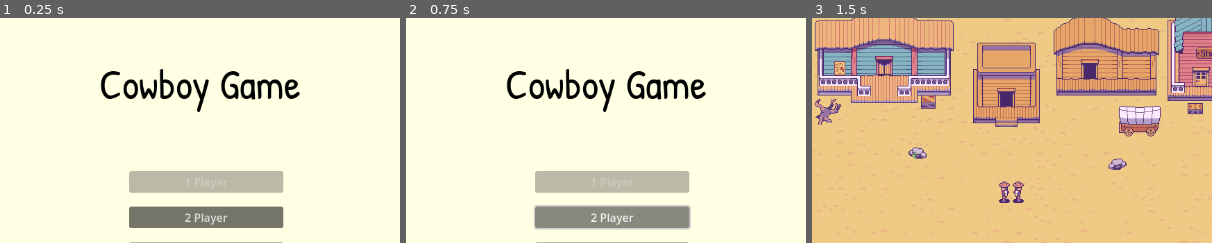
Above: before the commit, frames 1-3 (left to right).
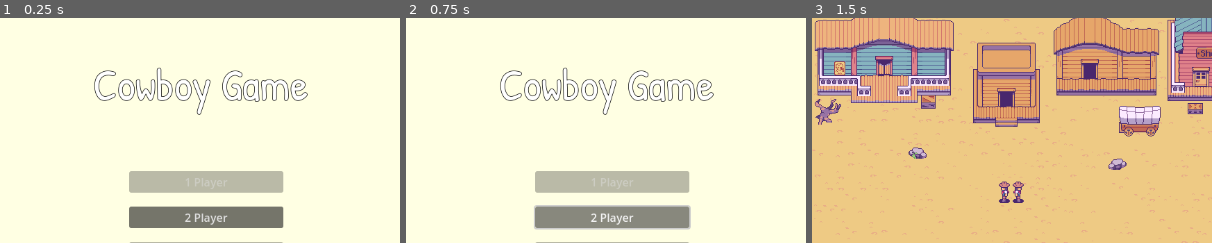
Above: after the commit, the same moments.

Repository: kensanangelo/project-high-noon
Game: Godot game, scene res://scenes/main_menu.tscn
The game is run twice, just before and just after one commit, with the same random seed, the same clock (stepped at 60 frames per second) and the same inputs. The project has no main scene, so this scene is started directly. Sound files missing from this copy of the repository are replaced by a short silence.
Inputs:
- Up to frame 1 (0.25 s): no input
- Up to frame 2 (0.75 s): click "2 Player" at 0.5 s
- Up to frame 3 (1.5 s): click "2 Player" at 1.25 s
The pictures show only the part of the screen within x 25-75%, y 11-61%; the shares and areas given below are measured in that part.

The runs differ from the first frame. In frame 1, 3.9% of the frame differs, in the area x 23-77%, y 21-44%; in frame 2, 3.9%; in frame 3, nothing differs.

Commit message:
Adds back to menu button to game over screen and adds explanation text to game over screen

Diff:
--- a/scenes/battle_controller.gd
+++ b/scenes/battle_controller.gd
@@ -63,7 +63,7 @@
 func handle_player_died(player: Enums.Players) -> void:
 	var winner := get_opposite_player(player)
 	var result := generate_result_from_winner(winner)
-	end_game(result)
+	end_game(result, str("Player ", player, " was killed"))
 
 func handle_bullet_fired(pos: Vector2, angle: float, from: Enums.Players) -> void:
 	var bullet: Bullet = bullet_class.instantiate()
@@ -101,7 +101,7 @@
 	if(!player_1.hit_max_steps || !player_2.hit_max_steps):
 		var winner := get_opposite_player(shooter)
 		var result := generate_result_from_winner(winner)
-		end_game(result)
+		end_game(result, str("Player ", shooter, " shot before both players were ready"))
 		return
 
 func check_out_of_bullets(player: Enums.Players, count: int) -> void:
@@ -113,7 +113,7 @@
 
 func check_tie() -> void:
 	if player_1.out_of_bullets and player_2.out_of_bullets:
-		end_game(Enums.BattleResults.TIE)
+		end_game(Enums.BattleResults.TIE, "Both players ran out of bullets")
 
 func get_opposite_player(player: Enums.Players) -> Enums.Players:
 	if player == Enums.Players.PLAYER_1:
@@ -127,7 +127,7 @@
 	else:
 		return Enums.BattleResults.PLAYER_1_WINS
 
-func end_game(results: Enums.BattleResults) -> void:
+func end_game(results: Enums.BattleResults, reason: String) -> void:
 	SignalBus.players_disabled.emit()
 
 	if environmental_audio_player:
@@ -142,4 +142,4 @@
 	await timer.timeout
 
 	print('change scene')
-	SceneManager.end_battle(results)
+	SceneManager.end_battle(results, reason)
--- a/scenes/battle_scene.tscn
+++ b/scenes/battle_scene.tscn
@@ -51,10 +51,10 @@
 
 [node name="Player1" parent="Players" instance=ExtResource("2_amspw")]
 position = Vector2(-10, -3)
-player = 0
 
 [node name="Player2" parent="Players" instance=ExtResource("2_amspw")]
 position = Vector2(10, -3)
+player = 2
 
 [node name="Camera2D" type="Camera2D" parent="."]
 metadata/_edit_lock_ = true
--- a/scenes/game_over_scene.gd
+++ b/scenes/game_over_scene.gd
@@ -1,11 +1,16 @@
 extends Control
 
-@export var label: Label
+@export var result_label: Label
+@export var explanation_label: Label
+@export var menu_button: Button
+
 var state: Enums.BattleResults = Enums.BattleResults.TIE
+var explanation: String = ""
 
 
 func _ready() -> void:
-	assert(label != null, "Game Over Label is null")
+	assert(result_label != null, "Game Over Label is null")
+	assert(explanation_label != null, "Explanation Label is null")
 
 	var text := ""
 
@@ -17,4 +22,11 @@
 		Enums.BattleResults.TIE:
 			text = "You tied!"
 
-	label.text = text
+	result_label.text = text
+	explanation_label.text = explanation
+
+	menu_button.button_up.connect(on_menu_button_pressed)
+
+
+func on_menu_button_pressed() -> void:
+	SceneManager.go_to_menu()
--- a/scenes/game_over_scene.tscn
+++ b/scenes/game_over_scene.tscn
@@ -1,8 +1,11 @@
-[gd_scene load_steps=2 format=3 uid="uid://dia3axqc5axy8"]
+[gd_scene load_steps=5 format=3 uid="uid://dia3axqc5axy8"]
 
 [ext_resource type="Script" path="res://scenes/game_over_scene.gd" id="1_jf0qo"]
+[ext_resource type="Theme" uid="uid://maugmt213e1w" path="res://ui/theme/main_theme.tres" id="2_xddj7"]
+[ext_resource type="LabelSettings" uid="uid://c0bwv0p5exjpv" path="res://ui/theme/xlarge_label_settings.tres" id="3_8mo7a"]
+[ext_resource type="LabelSettings" uid="uid://b8imoowrj1wsd" path="res://ui/theme/large_label_settings.tres" id="4_r6eup"]
 
-[node name="GameOverScene" type="Control" node_paths=PackedStringArray("label")]
+[node name="GameOver" type="Control" node_paths=PackedStringArray("result_label", "explanation_label", "menu_button")]
 layout_mode = 3
 anchor_left = -0.5
 anchor_top = -0.5
@@ -11,7 +14,18 @@
 grow_horizontal = 2
 grow_vertical = 2
 script = ExtResource("1_jf0qo")
-label = NodePath("VBoxContainer/Status")
+result_label = NodePath("VBoxContainer/Status")
+explanation_label = NodePath("VBoxContainer/Explanation")
+menu_button = NodePath("VBoxContainer/MenuButton")
+
+[node name="ColorRect" type="ColorRect" parent="."]
+layout_mode = 1
+anchors_preset = 15
+anchor_right = 1.0
+anchor_bottom = 1.0
+grow_horizontal = 2
+grow_vertical = 2
+color = Color(1, 1, 0.890196, 1)
 
 [node name="Camera2D" type="Camera2D" parent="."]
 position = Vector2(576, 324)
@@ -29,12 +43,29 @@
 
 [node name="Title" type="Label" parent="VBoxContainer"]
 layout_mode = 2
+theme = ExtResource("2_xddj7")
+theme_override_colors/font_color = Color(0, 0, 0, 1)
 text = "Game Over"
+label_settings = ExtResource("3_8mo7a")
 horizontal_alignment = 1
 vertical_alignment = 1
 
 [node name="Status" type="Label" parent="VBoxContainer"]
 layout_mode = 2
-text = "Reason:"
+text = "Status"
+label_settings = ExtResource("4_r6eup")
 horizontal_alignment = 1
 vertical_alignment = 1
+
+[node name="Explanation" type="Label" parent="VBoxContainer"]
+layout_mode = 2
+text = "Reason:"
+label_settings = ExtResource("4_r6eup")
+horizontal_alignment = 1
+vertical_alignment = 1
+
+[node name="MenuButton" type="Button" parent="VBoxContainer"]
+layout_mode = 2
+size_flags_horizontal = 4
+mouse_default_cursor_shape = 2
+text = "Return to Menu"
--- a/scenes/main_menu.tscn
+++ b/scenes/main_menu.tscn
@@ -1,7 +1,8 @@
-[gd_scene load_steps=4 format=3 uid="uid://d0hap5sacgvtr"]
+[gd_scene load_steps=5 format=3 uid="uid://d0hap5sacgvtr"]
 
 [ext_resource type="Theme" uid="uid://maugmt213e1w" path="res://ui/theme/main_theme.tres" id="1_v4y3r"]
 [ext_resource type="Script" path="res://scenes/main_menu.gd" id="1_wrmup"]
+[ext_resource type="LabelSettings" uid="uid://c0bwv0p5exjpv" path="res://ui/theme/xlarge_label_settings.tres" id="3_jmie4"]
 [ext_resource type="AudioStream" uid="uid://dqqp7cwm615l0" path="res://audio/effects/button-click.mp3" id="3_pndw0"]
 
 [node name="MainMenu" type="Control" node_paths=PackedStringArray("single_player_button", "two_player_button", "how_to_play_button", "options_button", "click_player")]
@@ -40,6 +41,7 @@
 theme_override_colors/font_color = Color(0, 0, 0, 1)
 theme_override_font_sizes/font_size = 60
 text = "Cowboy Game"
+label_settings = ExtResource("3_jmie4")
 horizontal_alignment = 1
 vertical_alignment = 1
 
--- a/scripts/enums.gd
+++ b/scripts/enums.gd
@@ -1,10 +1,10 @@
 extends Node
 
-enum Players { PLAYER_1, PLAYER_2 }
+enum Players { PLAYER_1 = 1, PLAYER_2 = 2 }
 # gdlint: disable=constant-name
 const PlayerNodeNames = {
-	0: "Player1",
-	1: "Player2",
+	1: "Player1",
+	2: "Player2",
 }
 
 # gdlint: disable=class-definitions-order
--- a/scripts/scene_manager.gd
+++ b/scripts/scene_manager.gd
@@ -1,17 +1,25 @@
 extends Node
 
-var game_over_screen_packed: PackedScene = preload("res://scenes/game_over_scene.tscn")
+var menu_scene_packed: PackedScene = preload("res://scenes/main_menu.tscn")
 
 var battle_scene_packed: PackedScene = preload("res://scenes/battle_scene.tscn")
+
+var game_over_screen_packed: PackedScene = preload("res://scenes/game_over_scene.tscn")
 
 
 func start_battle(_num_players: int) -> void:
 	get_tree().change_scene_to_packed(battle_scene_packed)
 
 
-func end_battle(winner: Enums.BattleResults) -> void:
+func go_to_menu() -> void:
+	get_node("/root/GameOver").queue_free()
+	get_tree().change_scene_to_packed(menu_scene_packed)
+
+
+func end_battle(winner: Enums.BattleResults, reason: String) -> void:
 	var game_over_screen: Node = game_over_screen_packed.instantiate()
 	game_over_screen.state = winner
+	game_over_screen.explanation = reason
 
 	get_node("/root/Battle").queue_free()
 	get_tree().get_root().add_child(game_over_screen)
--- a/ui/theme/main_theme.tres
+++ b/ui/theme/main_theme.tres
@@ -15,3 +15,4 @@
 /fonts/Body = ExtResource("1_vyxrg")
 /styles/Default = SubResource("StyleBoxEmpty_e3w7j")
 Label/font_sizes/font_size = 12
+Label/font_sizes/header = 64
--- /dev/null
+++ b/ui/theme/xlarge_label_settings.tres
@@ -0,0 +1,9 @@
+[gd_resource type="LabelSettings" load_steps=2 format=3 uid="uid://c0bwv0p5exjpv"]
+
+[ext_resource type="FontFile" uid="uid://bu8l4ou1qj2m2" path="res://ui/font/body-font.ttf" id="1_eg6fm"]
+
+[resource]
+font = ExtResource("1_eg6fm")
+font_size = 64
+outline_size = 3
+outline_color = Color(0, 0, 0, 1)
